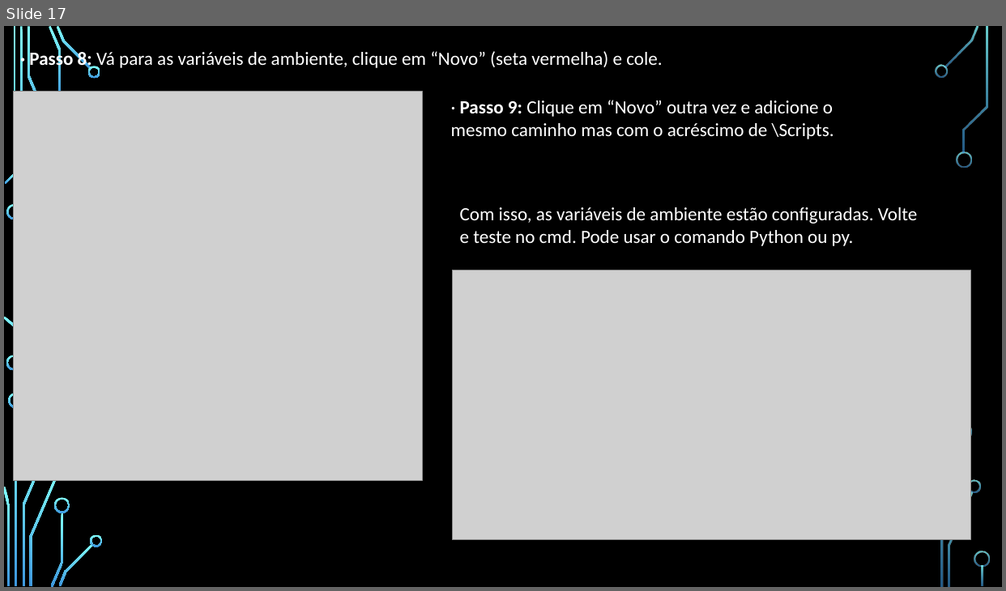
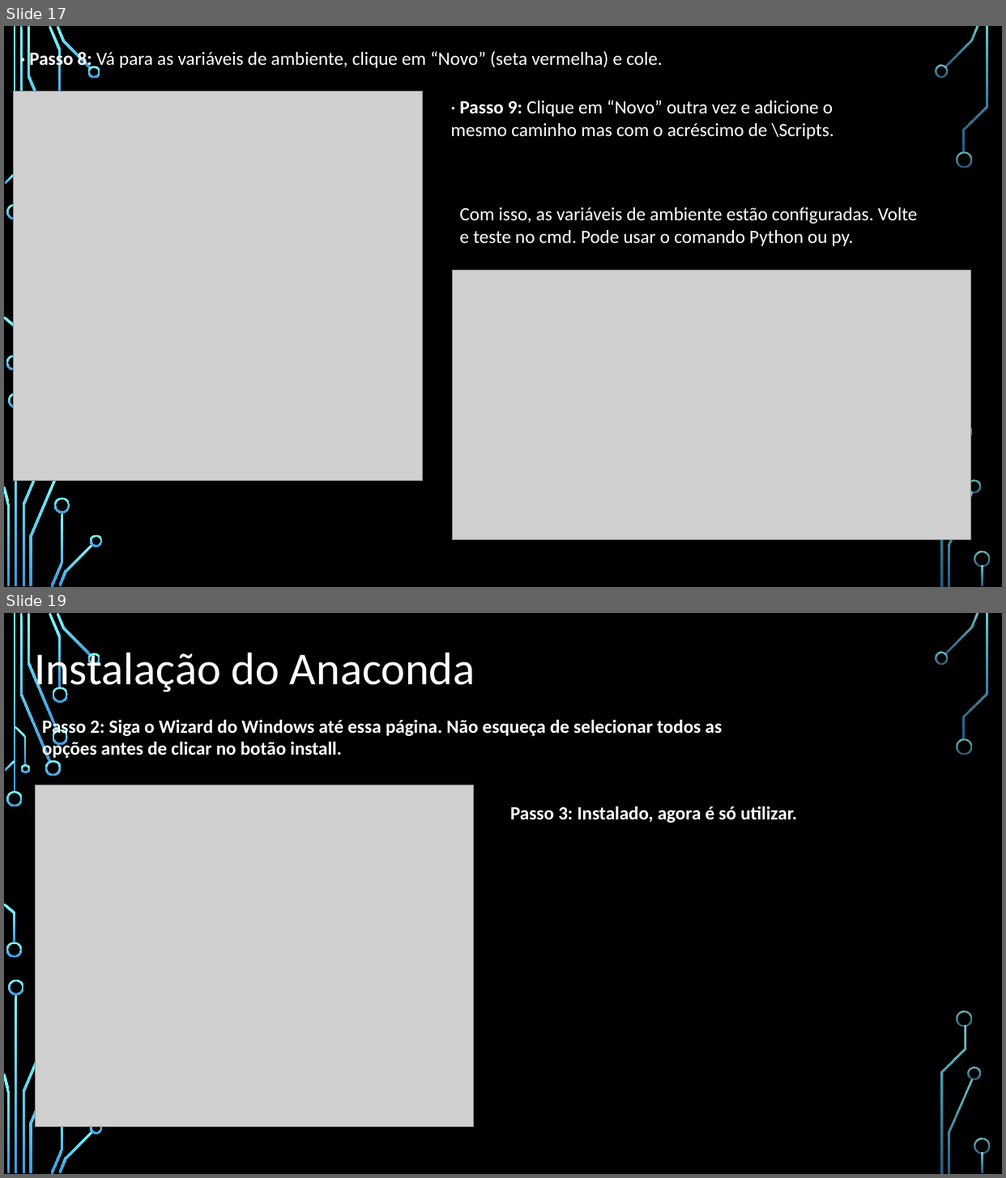
Before and after one commit to gabrielpcavalcanti/Guia-definitivo-do-Python, a slide deck: Aulas/Aula01InstalaçãoPython/Instação_do_python.pptx. Shown one above the other, each under a label of ours: slide 17 before the commit, slides 17 and 19 after it; the slides between them are not shown. The pictures are 1006x591 and 1006x1178 pixels, drawn with LibreOffice and Linux fonts; fonts in the diff are those of the drawing; grey boxes stand for pictures; background and template pictures are left out. Boxes give left, top, right and bottom in pixels: in the first picture for what was removed or moved away, otherwise in the second. Text is boxed around its words. In the diff, an @@ line names an element or a change of style, - is before the commit and + after.

```diff
--- a/Aulas/Aula01InstalaçãoPython/Instação_do_python.pptx
+++ b/Aulas/Aula01InstalaçãoPython/Instação_do_python.pptx
@@ slide 19 added at (4,613,1002,1174), background picture (left out); not listed: 28 template elements that a slide beside it also shows @@
@@ text added at (34,645,475,695), 44 pt, text #FFFFFF @@
+Instalação do Anaconda
@@ text added at (42,717,722,760), 18 pt, text #FFFFFF, bold @@
+Passo 2: Siga o Wizard do Windows até essa página. Não esqueça de selecionar todos as opções antes de clicar no botão install.
@@ group added at (15,687,68,776): 5 freeform shapes @@
@@ picture added at (35,786,473,1127) @@
@@ text added at (510,806,797,823), 18 pt, text #FFFFFF, bold @@
+Passo 3: Instalado, agora é só utilizar.
```
Also in this commit, not shown: 2 slides changed, 1 other slide added, 36 other files.
